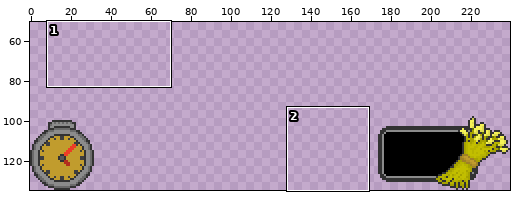
A pixel-art file gets an edit: Assets/UI/Sprites/GameUI.aseprite. The first picture is a wide view before the edit; the outline marks the close-up.
Close-up. Earlier state:
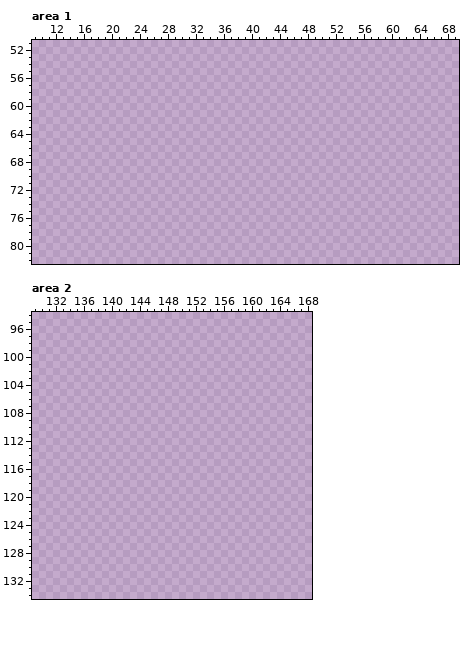
240x135 pixels, 1 frame. Shown: area 1: x 9..69, y 51..82; area 2: x 129..168, y 94..134. The wide view leaves out empty margins. The commit also changed other parts of the picture, which this record leaves out.
New version:
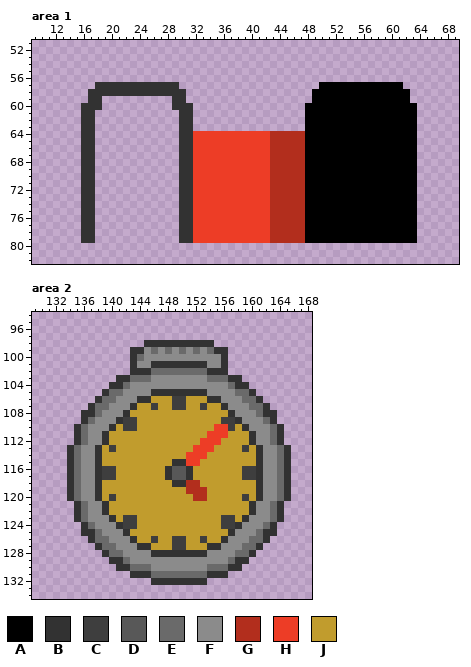
Palette (. is transparent): A #000000  B #323232  C #3e3e3e  D #585858  E #6a6a6a  F #8b8b8b  G #b22e1d  H #ed3d26  J #c19c2d
The edit:
layer "Layer 4" added
Changed rows in their new state; - is an unchanged pixel.
Area 1, layers "Layer 3", "Layer 4":
first column x 16:
57 --BBBBBBBBBBBB--------------------AAAAAAAAAAAA--
58 -BBBBBBBBBBBBBB------------------AAAAAAAAAAAAAA-
59 -BB----------BB------------------AAAAAAAAAAAAAA-
60 BBB----------BBB----------------AAAAAAAAAAAAAAAA
61 BB------------BB----------------AAAAAAAAAAAAAAAA
62 BB------------BB----------------AAAAAAAAAAAAAAAA
63 BB------------BB----------------AAAAAAAAAAAAAAAA
64 BB------------BBHHHHHHHHHHHGGGGGAAAAAAAAAAAAAAAA
65 BB------------BBHHHHHHHHHHHGGGGGAAAAAAAAAAAAAAAA
66 BB------------BBHHHHHHHHHHHGGGGGAAAAAAAAAAAAAAAA
67 BB------------BBHHHHHHHHHHHGGGGGAAAAAAAAAAAAAAAA
68 BB------------BBHHHHHHHHHHHGGGGGAAAAAAAAAAAAAAAA
69 BB------------BBHHHHHHHHHHHGGGGGAAAAAAAAAAAAAAAA
70 BB------------BBHHHHHHHHHHHGGGGGAAAAAAAAAAAAAAAA
71 BB------------BBHHHHHHHHHHHGGGGGAAAAAAAAAAAAAAAA
72 BB------------BBHHHHHHHHHHHGGGGGAAAAAAAAAAAAAAAA
73 BB------------BBHHHHHHHHHHHGGGGGAAAAAAAAAAAAAAAA
74 BB------------BBHHHHHHHHHHHGGGGGAAAAAAAAAAAAAAAA
75 BB------------BBHHHHHHHHHHHGGGGGAAAAAAAAAAAAAAAA
76 BB------------BBHHHHHHHHHHHGGGGGAAAAAAAAAAAAAAAA
77 BB------------BBHHHHHHHHHHHGGGGGAAAAAAAAAAAAAAAA
78 BB------------BBHHHHHHHHHHHGGGGGAAAAAAAAAAAAAAAA
79 BB------------BBHHHHHHHHHHHGGGGGAAAAAAAAAAAAAAAA
Area 2, layer "Layer 1":
first column x 134:
 98 -----------BBBBBBBBBB-----------
 99 ---------BBFEFEFEFEFEBB---------
100 ---------BEFFFFFFFFFFFB---------
101 ---------BFFBBBBBBBBFFB---------
102 ---------BBBEEEEEEEEBBB---------
103 -------BBEEEFFFFFFFFEEEBB-------
104 ------BBEFFFFFFFFFFFFFFEBB------
105 -----BEEFFFFBBBBBBBBFFFFEEB-----
106 ----BEEFFFBBJJJCCJJJBBFFFEEB----
107 ---BEEFFFBJJCJJCCJJCJJBFFFEEB---
108 --BBEFFFBJJJJJJJJJJJJJJBFFFEBB--
109 --BEFFFBCCJJJJJJJJJJJJCCBFFFEB--
110 -BEFFFBJCCJJJJJJJJJJJHHCJBFFFEB-
111 -BEFFBJJJJJJJJJJJJJJHHHJJJBFFEB-
112 -BEFFBJJJJJJJJJJJJJHHHJJJJBFFEB-
113 BEFFBJCJJJJJJJJJJJHHHJJJJCJBFFEB
114 BEFFBJJJJJJJJJJJJHHHJJJJJJJBFFEB
115 BEFFBJJJJJJJJJJBBHHJJJJJJJJBFFEB
116 BEFFBCCJJJJJJJBDDBJJJJJJJCCBFFEB
117 BEFFBCCJJJJJJJBDDBJJJJJJJCCBFFEB
118 BEFFBJJJJJJJJJJBBGGJJJJJJJJBFFEB
119 BEFFBJJJJJJJJJJJJGGGJJJJJJJBFFEB
120 BEFFBJCJJJJJJJJJJJGGJJJJJCJBFFEB
121 -BEFFBJJJJJJJJJJJJJJJJJJJJBFFEB-
122 -BEFFBJJJJJJJJJJJJJJJJJJJJBFFEB-
123 -BEFFFBJCCJJJJJJJJJJJJCCJBFFFEB-
124 --BEFFFBCCJJJJJJJJJJJJCCBFFFEB--
125 --BBEFFFBJJJJJJJJJJJJJJBFFFEBB--
126 ---BEEFFFBJJCJJCCJJCJJBFFFEEB---
127 ----BEEFFFBBJJJCCJJJBBFFFEEB----
128 -----BEEFFFFBBBBBBBBFFFFEEB-----
129 ------BBEFFFFFFFFFFFFFFEBB------
130 -------BBEEEFFFFFFFFEEEBB-------
131 ---------BBBEEEEEEEEBBB---------
132 ------------BBBBBBBB------------
Changed places in both close-ups, as pixel boxes (x1, y1, x2, y2):
added: (81, 82, 417, 243)
added: (67, 340, 291, 585)
